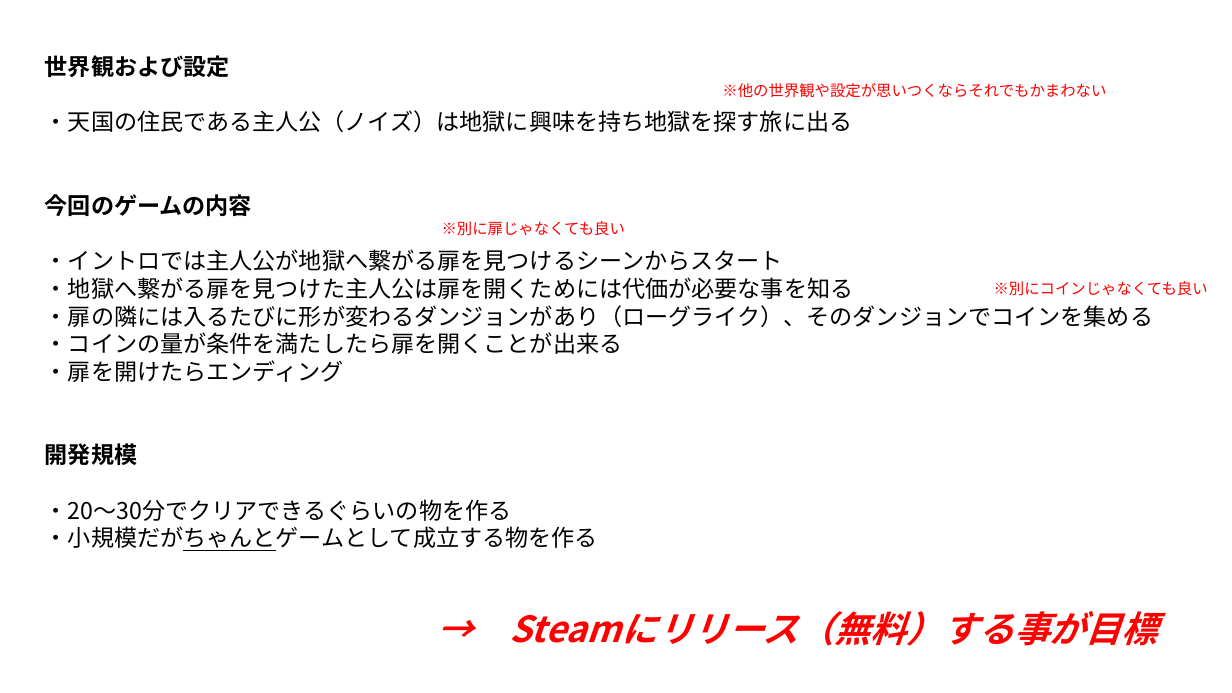
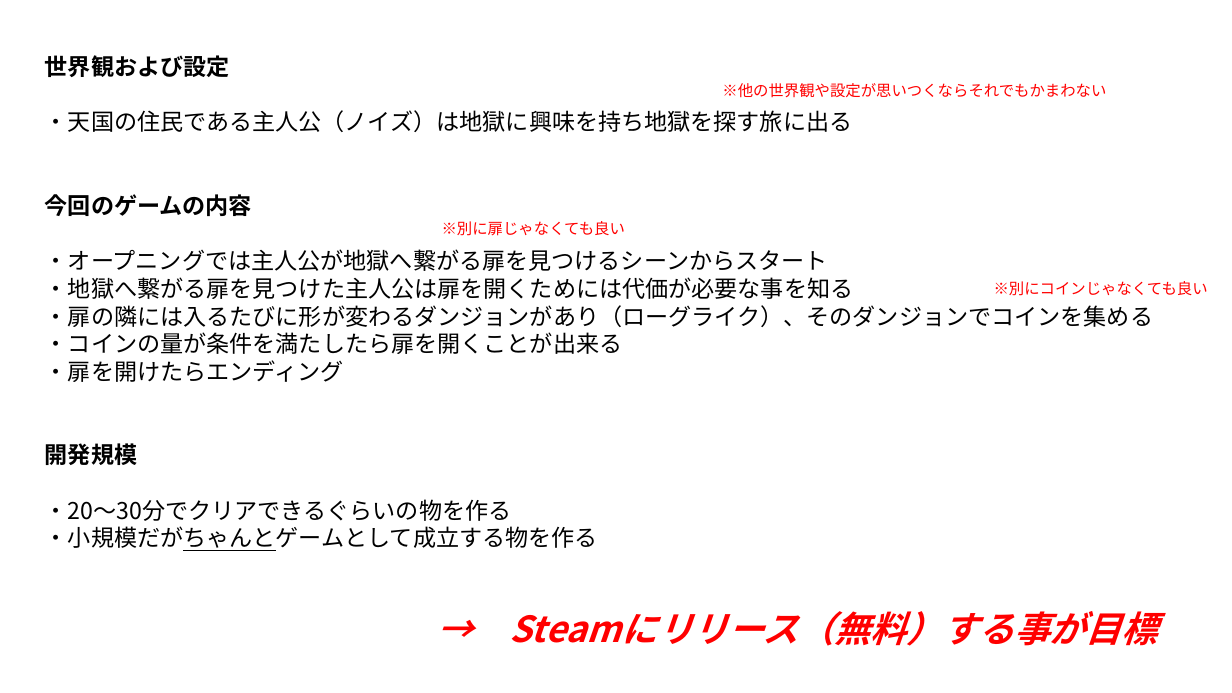
Before and after one commit to Wonchul-Jung88/Indie_Game_Challenge, a slide deck: slide 2 of Indie Game Challenge/Assets/Document/開発資料.pptx. Drawn at 1232x693 pixels with LibreOffice and Linux fonts; fonts in the diff are those of the drawing. Boxes give left, top, right and bottom in pixels: in the first picture for what was removed or moved away, otherwise in the second. Text is boxed around its words. In the diff, an @@ line names an element or a change of style, - is before the commit and + after.

```diff
--- a/Indie Game Challenge/Assets/Document/開発資料.pptx
+++ b/Indie Game Challenge/Assets/Document/開発資料.pptx
@@ text at (45,249,828,271): text changed @@
-・イントロでは主人公が地獄へ繋がる扉を見つけるシーンからスタート
+・オープニングでは主人公が地獄へ繋がる扉を見つけるシーンからスタート
```
Also in this commit, not shown: 2 other slides changed, 1 other file.
